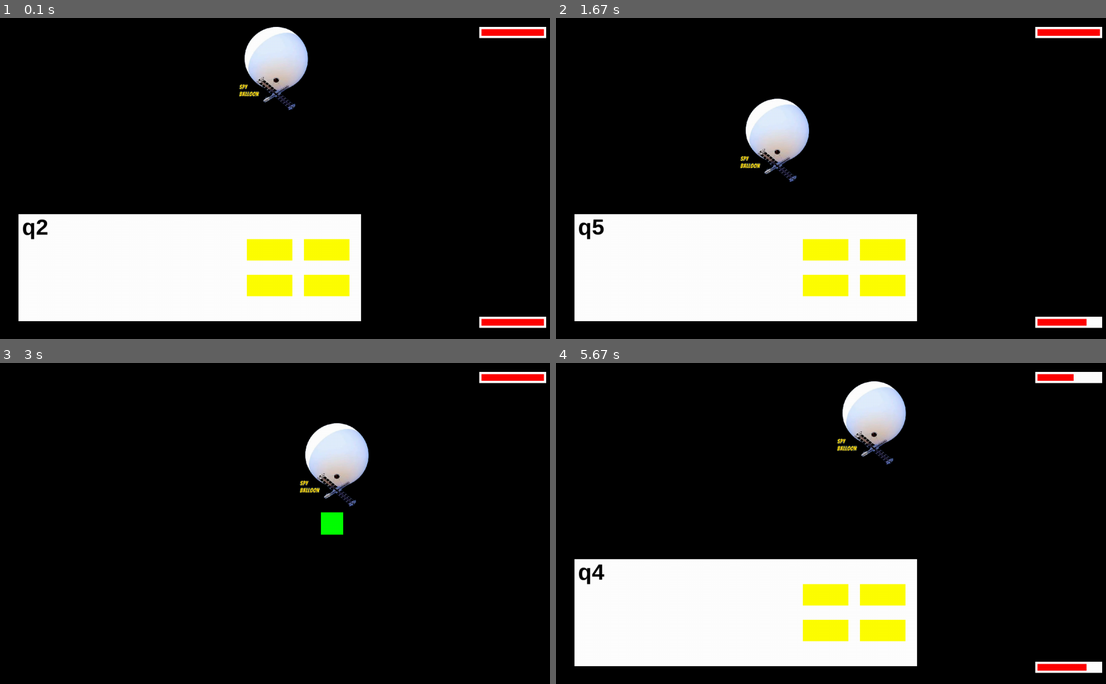
Above: before the commit, frames 1-4 (two rows, left to right).
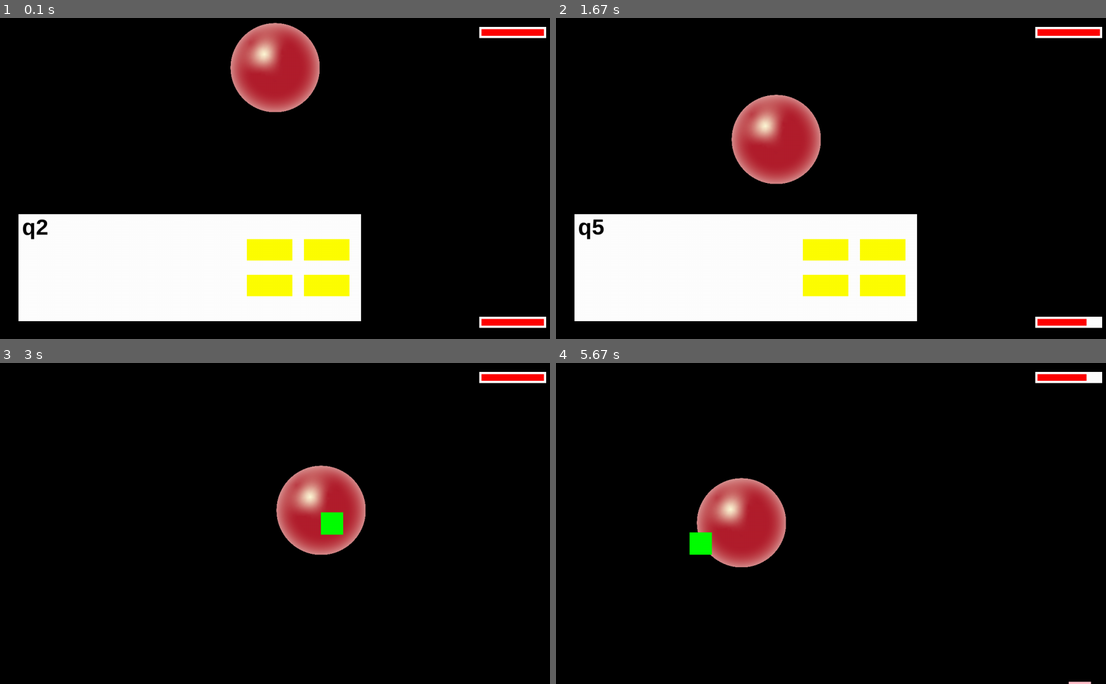
Above: after the commit, the same moments.

Repository: hsiang086/crc-static-exhibition
Game: pygame game, started from main/third_scene.py
Same seed, same stepped clock (60 frames per second), same inputs: the game is played once before the commit and once after it.
Inputs (mouse positions are in pixels of both pictures, inside the frame that each line leads up to):
- Up to frame 1 (0.1 s): no input
- Up to frame 2 (1.67 s): click (880, 249) at 0.38 s
- Up to frame 3 (3 s): click (269, 594) at 2.22 s; hold Right 2.5-2.97 s; move the mouse to (220, 497) at 2.53 s
- Up to frame 4 (5.67 s): hold Up 3-3.3 s; tap Space at 3.07, 3.4, 3.7, 4.23, 4.53, 4.8, 5.13, 5.43, 5.57 s; hold Right 3.33-3.8 s; click (825, 594) at 3.88 s; hold Left 4.17-4.7 s; move the mouse to (864, 645) at 4.2 s; hold Down 4.73-5.03 s; hold Left 5.07-5.47 s; hold Up from 5.5 s (still down)

The runs differ from the first frame. In frame 1, 3.6% of the frame differs, in the area x 41-59%, y 1-30%; in frame 2, 3.6%; in frame 3, 4.8%; in frame 4, 27%, in the area x 3-100%, y 3-100%.

Commit message:
balloon image

Diff:
--- a/main/third_scene.py
+++ b/main/third_scene.py
@@ -161,7 +161,7 @@
 class Balloon(pygame.sprite.Sprite):
     def __init__(self):
         super().__init__()
-        self.image = pygame.image.load(os.path.join("images", "balloon.png")).convert_alpha()
+        self.image = pygame.image.load(os.path.join("images", "balloon(2).png")).convert_alpha()
         self.image = pygame.transform.scale(self.image, (200, 200))
         self.rect = self.image.get_rect()
         self.paused = False
@@ -171,7 +171,7 @@
         self.count = 0
         # circle radius
         self.movecircle_bool = True
-        self.circle_speed = 2
+        self.circle_speed = 3
         self.r = 150
         self.rect.centerx = x_center
         self.rect.centery = HEIGHT / 8
Binary file added: main/images/balloon(2).png
